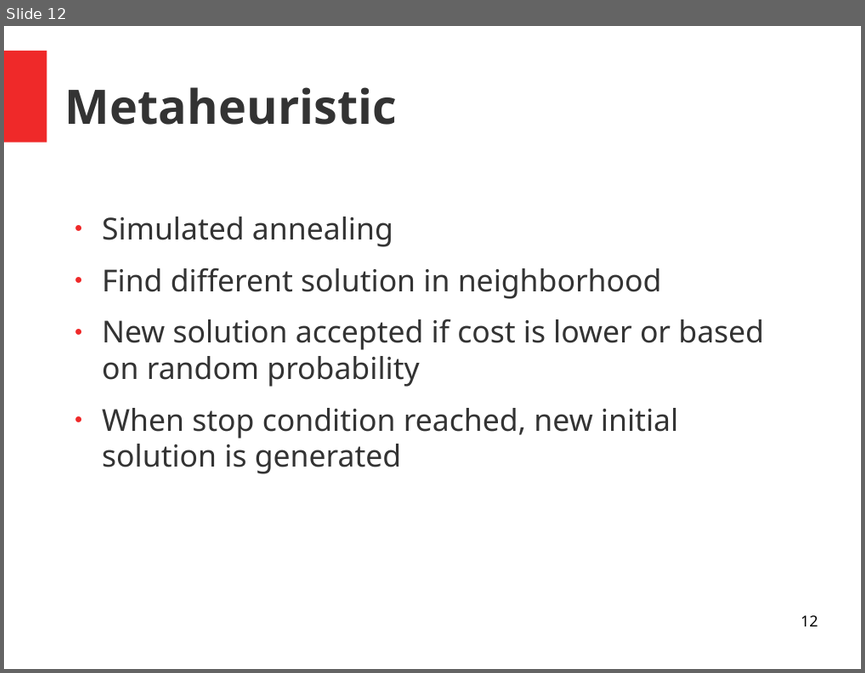
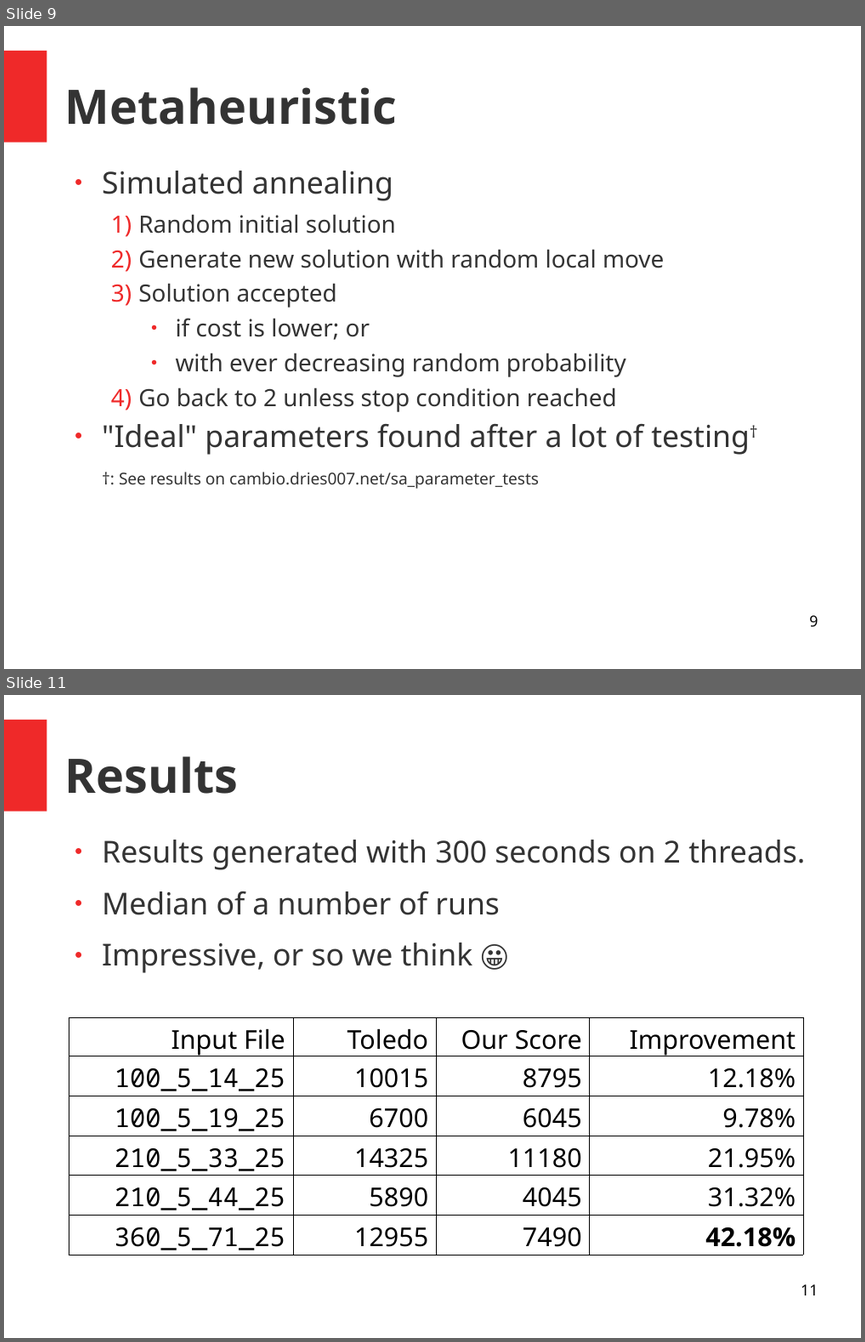
Before and after one commit to dries007/ProjectAI-CarSharing, a slide deck: Paper/ppt/presentation.odp. Shown one above the other, each under a label of ours: slide 12 before the commit, slides 9 and 11 after it; the slides between them are not shown. The pictures are 865x673 and 865x1342 pixels, drawn with LibreOffice and Linux fonts; fonts in the diff are those of the drawing. Boxes give left, top, right and bottom in pixels: in the first picture for what was removed or moved away, otherwise in the second. Text is boxed around its words. In the diff, an @@ line names an element or a change of style, - is before the commit and + after.

Commit message:
Presentation & Typos in paper

```diff
--- a/Paper/ppt/presentation.odp
+++ b/Paper/ppt/presentation.odp
@@ slide 11 added at (4,695,861,1338), background #FFFFFF; not listed: 1 template element that a slide beside it also shows @@
@@ title added at (65,756,238,794), 44 pt, text #333333, bold @@
+Results
@@ text added at (102,839,805,973), 28 pt, text #333333 @@
+● Results generated with 300 seconds on 2 threads.
+● Median of a number of runs
+● Impressive, or so we think 😀
@@ table added at (69,1017,802,1277), 6 rows, 4 columns @@
+Input File | Toledo | Our Score | Improvement
+100_5_14_25 | 10015 | 8795 | 12.18%
+100_5_19_25 | 6700 | 6045 | 9.78%
+210_5_33_25 | 14325 | 11180 | 21.95%
+210_5_44_25 | 5890 | 4045 | 31.32%
+360_5_71_25 | 12955 | 7490 | 42.18%
@@ page number added at (800,1284,817,1295), 14 pt, text #000000 @@
+11
@@ what was slide 12 is now slide 9 @@
@@ slide 9 changed as well @@
@@ text "Simulated annealing": place and size @@
-text "Simulated annealing" at (102,216,764,474)
+text "Simulated annealing" at (102,170,749,488)
@@ text at (102,170,393,201): less space between paragraphs @@
@@ text at (102,214,749,488): text changed; size 28 to 22 pt @@
-● Find different solution in neighborhood
-● New solution accepted if cost is lower or based on random probability
-● When stop condition reached, new initial solution is generated
+  1) Random initial solution
+  2) Generate new solution with random local move
+  3) Solution accepted
+    ● if cost is lower; or
+    ● with ever decreasing random probability
+  4) Go back to 2 unless stop condition reached
+● "Ideal" parameters found after a lot of testing†
+†: See results on cambio.dries007.net/sa_parameter_tests
@@ page number at (809,615,817,627): text changed @@
-12
+9
```
Also in this commit, not shown: 9 other slides changed, 6 other slides added, 8 slides removed, 3 other files.
